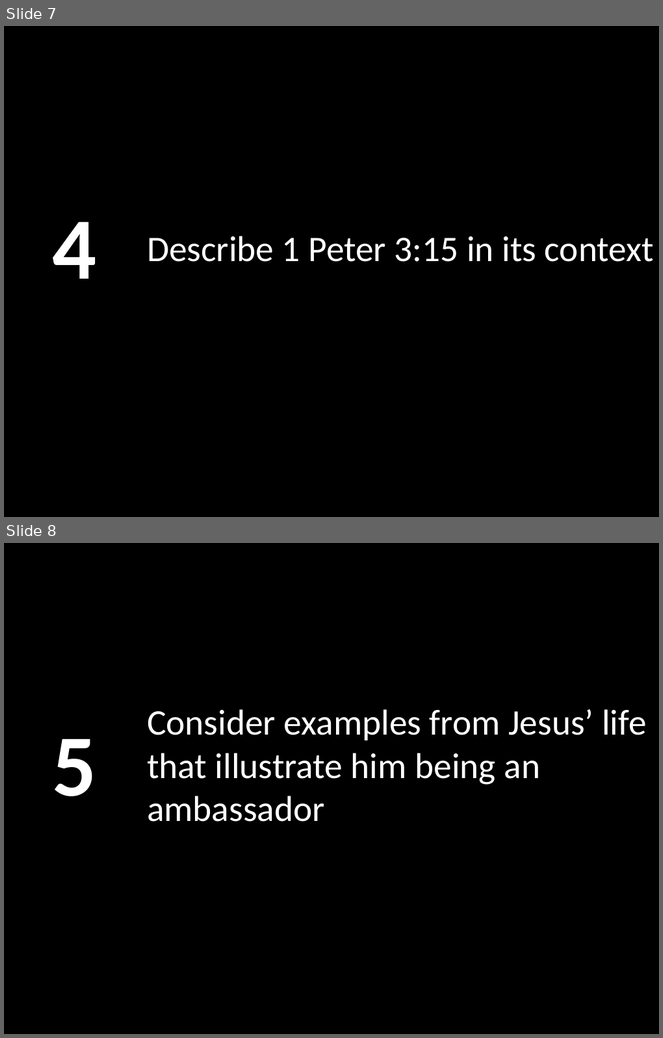
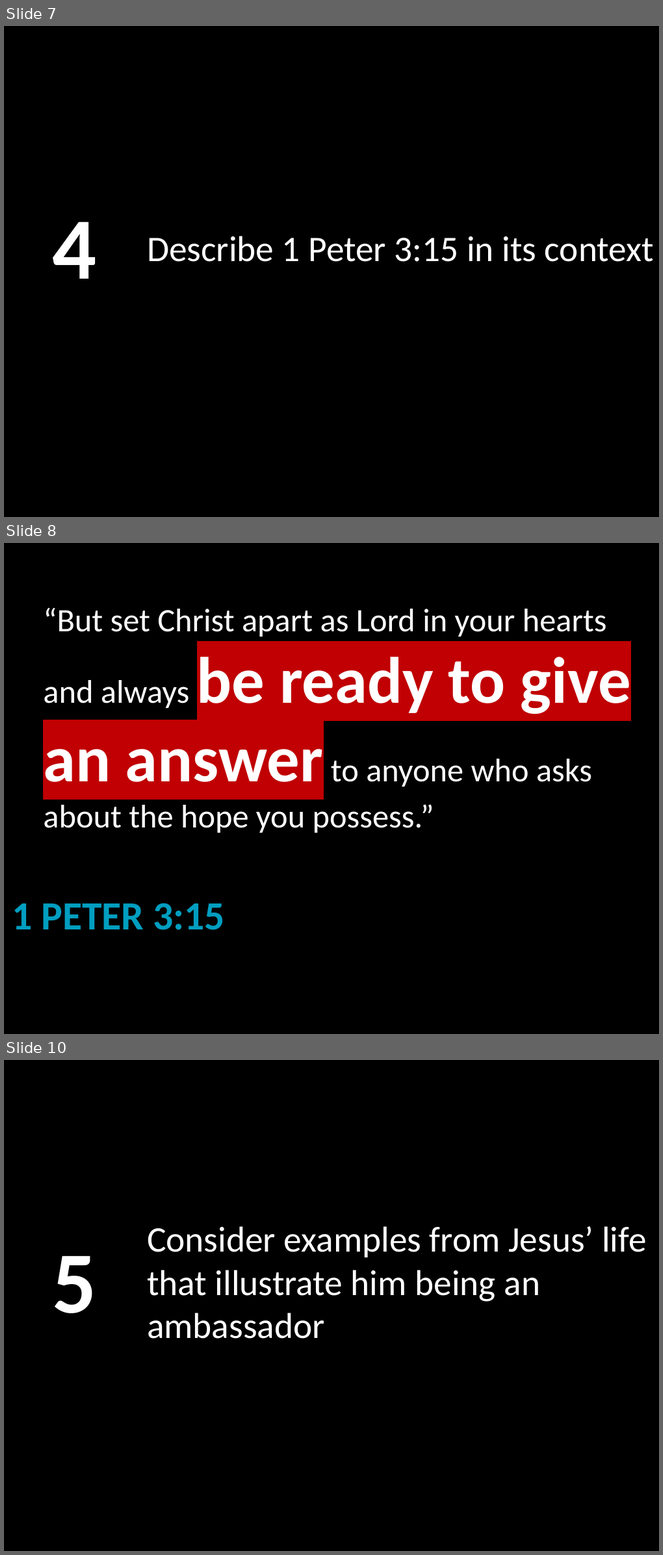
Before and after one commit to LukeMurphey/Ai1L, a slide deck: companion-website/public/files/3. Ambassadors for Christ.pptx. Shown one above the other, each under a label of ours: slides 7 and 8 before the commit, slides 7, 8 and 10 after it; the slides between them are not shown. The pictures are 663x1038 and 663x1555 pixels, drawn with LibreOffice and Linux fonts; fonts in the diff are those of the drawing. Boxes give left, top, right and bottom in pixels: in the first picture for what was removed or moved away, otherwise in the second. Text is boxed around its words. In the diff, an @@ line names an element or a change of style, - is before the commit and + after.

```diff
--- a/companion-website/public/files/3. Ambassadors for Christ.pptx
+++ b/companion-website/public/files/3. Ambassadors for Christ.pptx
@@ slide 8 added at bbox=[4, 543, 659, 1034], background #000000 @@
@@ title added at bbox=[43, 608, 631, 833], 36 pt, text #FFFFFF @@
+“But set Christ apart as Lord in your hearts and always be ready to give an answer to anyone who asks about the hope you possess.”
@@ text added at bbox=[12, 903, 225, 930], 44 pt, text #009EC0, bold @@
+1 PETER 3:15
@@ what was slide 8 is now slide 10 @@
```
Also in this commit, not shown: 1 other slide added, 3 other files.
